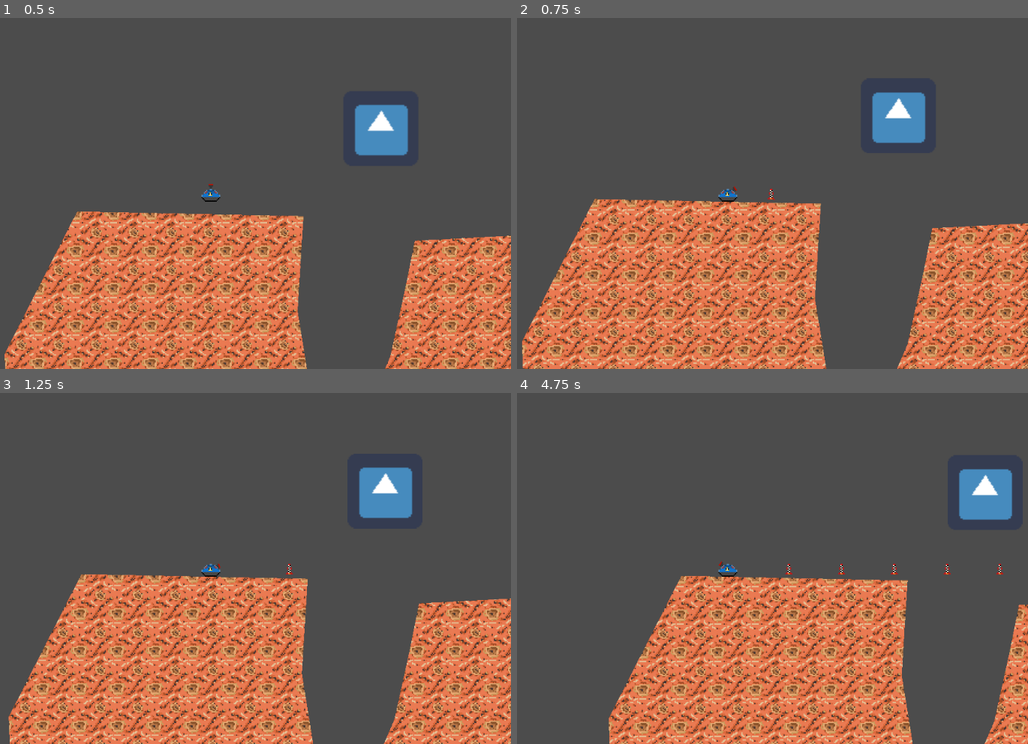
Above: before the commit, frames 1-4 (two rows, left to right).
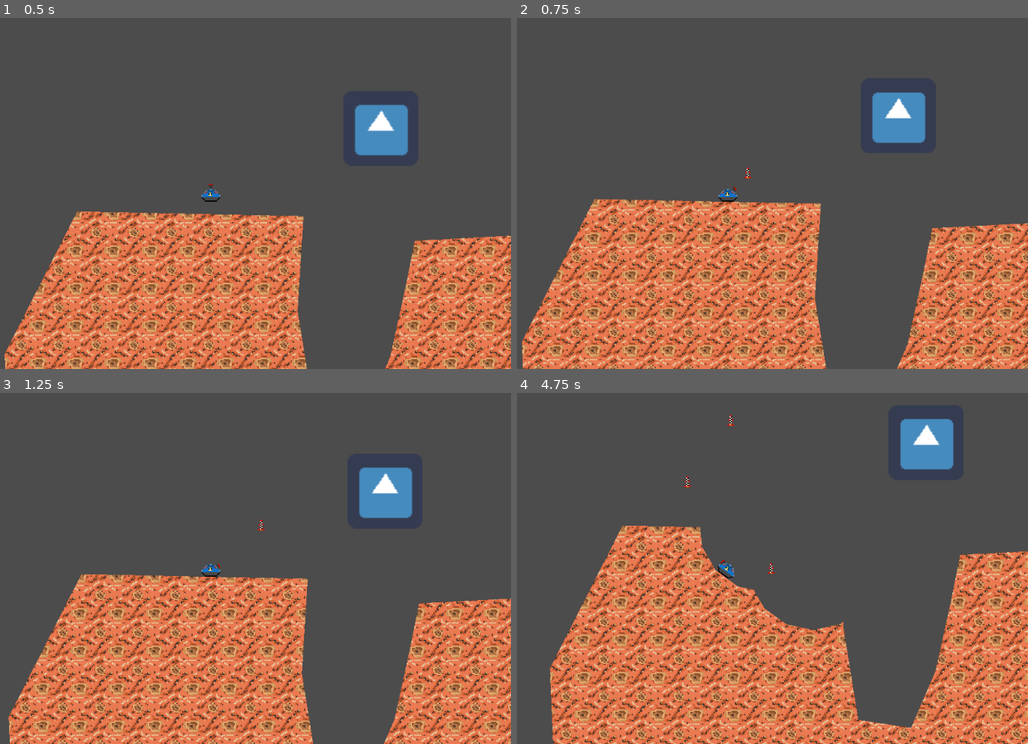
Above: after the commit, the same moments.

Repository: Blinc13/terrain_commander
Game: Godot game, scene res://TestScene.tscn
Two runs of this game, one before a commit and one after it. Both use one fixed random seed, a clock stepped at 60 frames per second and the inputs below. The project has no main scene, so this scene is started directly. The engine's default icon, where the game draws it, is replaced by a stand-in: a white triangle on a blue panel in a dark square.
Inputs (mouse positions are in pixels of both pictures, inside the frame that each line leads up to):
- Up to frame 1 (0.5 s): no input
- Up to frame 2 (0.75 s): move the mouse to (859, 175) at 0.52 s; hold A (right) from 0.53 s (still down); click (859, 175) at 0.6 s
- Up to frame 3 (1.25 s): keep holding A (right); tap W (up) at 0.77 s
- Up to frame 4 (4.75 s): move the mouse to (608, 586) at 1.27 s; click (608, 586) at 1.35 s; tap W (up) at 1.52, 3.02, 3.77, 4.52 s; move the mouse to (787, 491) at 2.02 s; release A (right) at 2.03 s; hold D (left) 2.03-2.78 s; click (787, 491) at 2.1 s; move the mouse to (695, 638) at 2.77 s; hold A (right) 2.78-4.28 s; click (695, 638) at 2.85 s; move the mouse to (910, 621) at 3.52 s; click (910, 621) at 3.6 s; move the mouse to (547, 515) at 4.27 s; hold D (left) from 4.28 s (still down); click (547, 515) at 4.35 s

Frame 1 is identical in both runs. In frame 2, less than 0.1% of the frame differs, in the area x 44-51%, y 42-52%; in frame 3, less than 0.1%; in frame 4, 40%, in the area x 6-100%, y 6-100%.

Commit message:
Add projectile direction

Diff:
--- a/src/objects/player.gd
+++ b/src/objects/player.gd
@@ -44,10 +44,16 @@
 
 
 	if Input.is_action_just_pressed("fire"):
-		var node = rocket.instance()
+		fire()
 
-		node.velocity = Vector2.RIGHT
-		node.position = Vector2.RIGHT * 30
-		node.terrain = get_node("../TerrainManager")
+func fire():
+	var node = rocket.instance()
 
-		add_child(node)
+	var angle = barrel.global_rotation
+	var dir = Vector2(sin(angle), cos(angle)).rotated(-PI/2)
+
+	node.velocity = dir
+	node.position = position + dir * 15
+	node.terrain = get_node("../TerrainManager")
+
+	get_parent().add_child(node)
